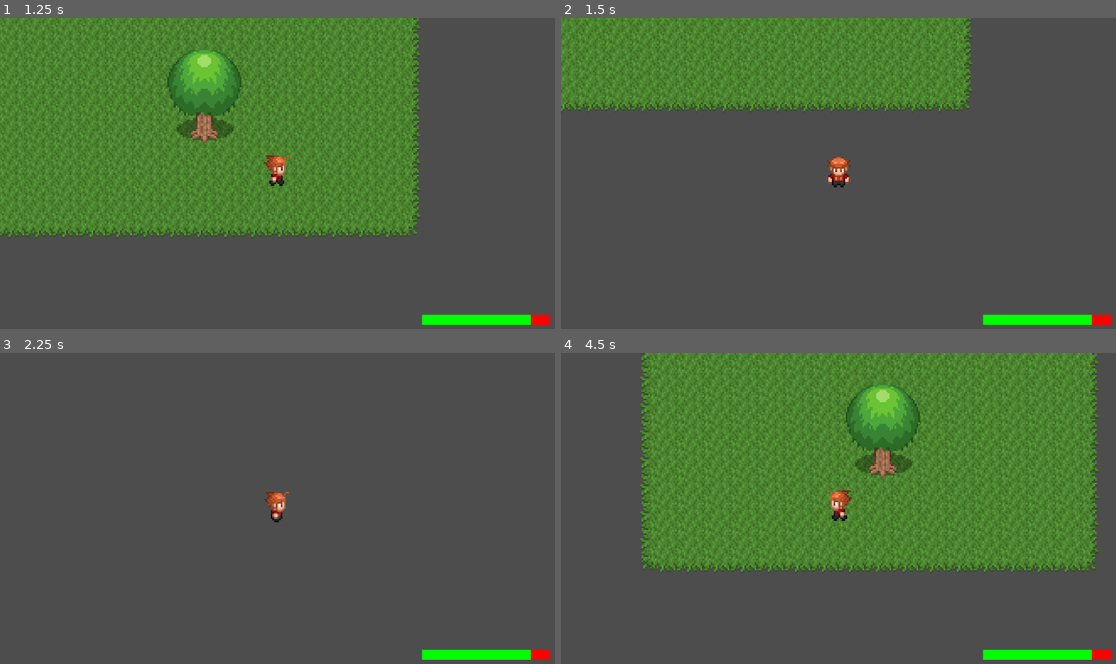
Above: before the commit, frames 1-4 (two rows, left to right).
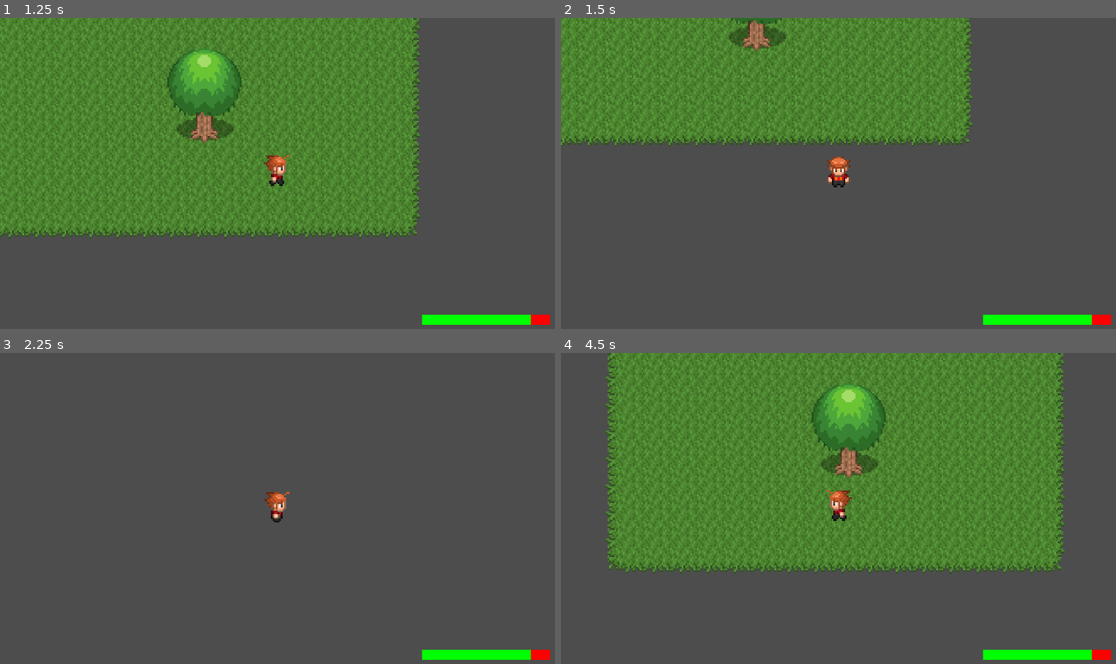
Above: after the commit, the same moments.

Repository: TuinderJ/jarp
Game: Godot game, scene res://levels/level_test.tscn
Two runs of this game, one before a commit and one after it. Both use one fixed random seed, a clock stepped at 60 frames per second and the inputs below.
Inputs:
- Up to frame 1 (1.25 s): tap Enter at 0.5 s; hold D (move_right) from 0.53 s (still down); hold Space (dash) from 0.53 s (still down)
- Up to frame 2 (1.5 s): release D (move_right) at 1.28 s; release Space (dash) at 1.28 s; hold S (move_down) from 1.28 s (still down); tap Space (dash) at 1.35 s
- Up to frame 3 (2.25 s): release S (move_down) at 2.03 s; hold D (move_right) from 2.03 s (still down); hold Space (dash) from 2.03 s (still down)
- Up to frame 4 (4.5 s): release D (move_right) at 2.78 s; release Space (dash) at 2.78 s; hold W (move_up) 2.78-3.53 s; tap Space (dash) at 2.85, 4.35 s; hold Space (dash) 3.53-4.28 s; hold A (move_left) from 3.53 s (still down)

Frame 1 is identical in both runs. In frame 2, 11% of the frame differs, in the area x 0-75%, y 0-42%; in frame 3, less than 0.1%; in frame 4, 17%, in the area x 8-97%, y 0-71%.

Commit message:
added dash

Diff:
--- a/entities/player/Dash.gd
+++ b/entities/player/Dash.gd
@@ -1,7 +1,7 @@
 extends State
 
 var p0: = Vector2(0.0, 1.0)
-var p1: = Vector2(0.0, 15.0)
+var p1: = Vector2(0.0, 10.0)
 var p2: = Vector2(0.75, 1.0)
 var p3: = Vector2(1.0, 1.0)
 
--- a/entities/player/player_stats.gd
+++ b/entities/player/player_stats.gd
@@ -2,7 +2,7 @@
 
 const SPEED: = 12500.0
 const DODGE_ROLL_VELOCITY: = 150.0
-const DASH_TIME: = .2
+const DASH_TIME: = .25
 
 var can_move: = true
 var speed_modifier: = 1.0
